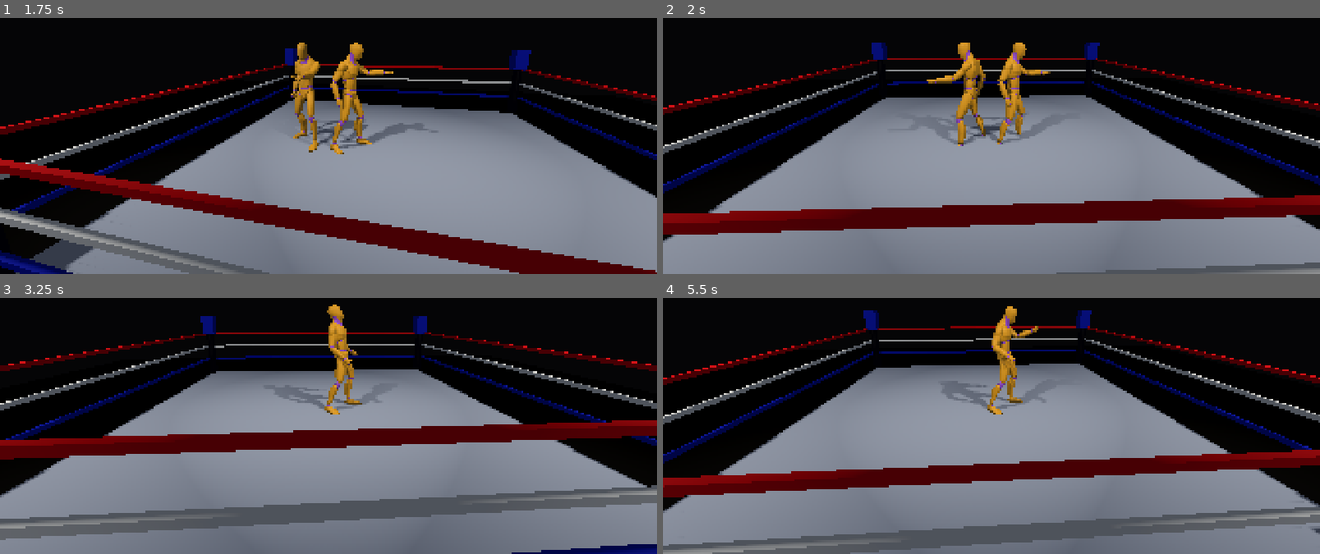
Above: before the commit, frames 1-4 (two rows, left to right).
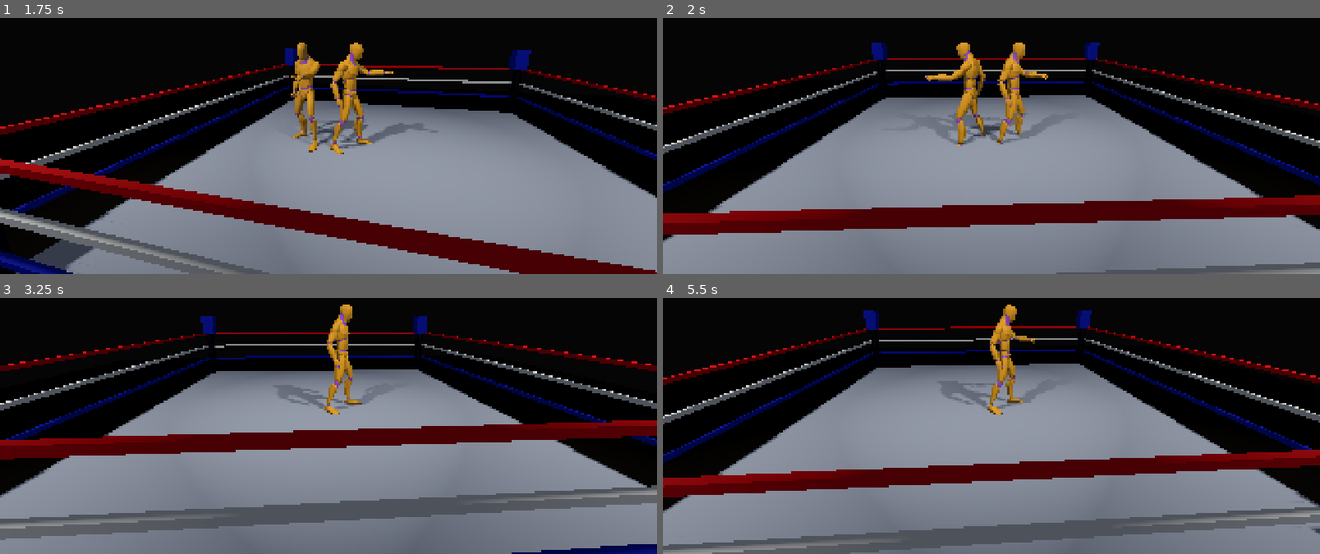
Above: after the commit, the same moments.

Repository: denhamd2/aegis
Game: Godot game, scene res://scenes/match.tscn
Two runs of this game, one before a commit and one after it. Both use one fixed random seed, a clock stepped at 60 frames per second and the inputs below.
Inputs:
- Up to frame 1 (1.75 s): hold D (move_right) 0.53-1.28 s; tap K (grapple) at 0.6, 1.55 s; tap L (reversal) at 0.8, 1.35 s; hold S (move_down) from 1.28 s (still down)
- Up to frame 2 (2 s): keep holding S (move_down)
- Up to frame 3 (3.25 s): release S (move_down) at 2.03 s; hold D (move_right) 2.03-2.78 s; tap K (grapple) at 2.1, 3.05 s; tap L (reversal) at 2.3, 2.85 s; hold W (move_up) from 2.78 s (still down)
- Up to frame 4 (5.5 s): release W (move_up) at 3.53 s; hold A (move_left) 3.53-5.03 s; tap J (strike) at 3.6 s; tap L (reversal) at 3.8, 5.3 s; tap Space (submission_hold) at 4.35 s; tap K (grapple) at 4.55, 5.1 s; hold S (move_down) from 5.03 s (still down)

Frame 1 is identical in both runs. In frame 2, 0.4% of the frame differs, in the area x 39-59%, y 9-50%; in frame 3, 0.7%, in the area x 43-58%, y 2-44%; in frame 4, 0.7%.

Commit message:
Add a power-tier grapple move and fix a hidden attacker/defender animation bug
The existing paired moves turned out to be a momentum-gated priority
ladder (base grapple -> signature -> finisher), not interchangeable
options, so a new clip needed a new rung to be reachable at all:
added CombatSystem.POWER_THRESHOLD/can_power() and a power_move slot
between the base grapple and signature tiers, filled with a new
power_bodyslam paired animation.

While verifying it, found that GrappleRig's paired clips are authored
against fixed node names (WrestlerA always the lifter role, WrestlerB
always the thrown role), so the motion was backwards whenever WrestlerB
was the real attacker -- latent in all three prior clips, and no
longer hypothetical after this session's earlier tie-up fix made the
AI a genuine grapple attacker. Fixed by retargeting a duplicated copy
of the clip's tracks to the real attacker/defender nodes per call,
restoring the original afterward.

Verified: 33/33 unit tests, direct-invocation OpenGL captures in both
attacker directions (no bind-pose/negative-height bugs, correct
motion either way), and a live 5-seed match probe confirming the new
tier is actually reached and selected in real play.

Co-Authored-By: Claude Sonnet 5 <noreply@anthropic.com>
Claude-Session: https://claude.ai/code/session_014FrePquMKRRVTcBmQuSTE6

Diff:
--- a/game/core/combat/combat_system.gd
+++ b/game/core/combat/combat_system.gd
@@ -7,6 +7,7 @@
 
 const MAX_LIMB_DAMAGE := 100.0
 const MOMENTUM_MAX := 100.0
+const POWER_THRESHOLD := 30.0
 const SIGNATURE_THRESHOLD := 60.0
 const FINISHER_THRESHOLD := 100.0
 
@@ -42,6 +43,9 @@
 		sum += v
 	return sum
 
+func can_power() -> bool:
+	return momentum >= POWER_THRESHOLD
+
 func can_signature() -> bool:
 	return momentum >= SIGNATURE_THRESHOLD
 
--- a/game/core/grapple/grapple_rig.gd
+++ b/game/core/grapple/grapple_rig.gd
@@ -30,6 +30,26 @@
 var _move: MoveDef
 var _active: bool = false
 
+## Paired clips are authored once against fixed node names -- "WrestlerA" is
+## always the grounded/lifting role's track, "WrestlerB" always the thrown/
+## carried role's, see paired_moves.tres -- not against "attacker"/
+## "defender". Played unmodified, the clip's motion lands on whichever
+## physical node is literally named WrestlerA, regardless of who's actually
+## attacking. Confirmed live with a direct-invocation probe: with WrestlerB
+## as the real attacker, the unmodified clip lifted the *attacker* into the
+## air and left the defender standing -- exactly backwards, for every
+## existing paired move (suplex/backbreaker/piledriver), not just a new one.
+## _play_retargeted() plays a duplicated copy of the clip with its two
+## wrestler tracks' NodePaths rewritten to the real attacker/defender nodes,
+## so the authored motion always maps lifter-track -> attacker and
+## thrown-track -> defender, whichever physical node that is this call. The
+## original clip is restored into the shared AnimationLibrary afterward
+## (never mutated in place -- it's one Resource instance shared by every
+## match/replay, same hazard MoveDef's own shared-Resource doc comment
+## already flags elsewhere in this codebase).
+var _retargeted_anim_name: StringName
+var _original_anim: Animation
+
 func begin(attacker: Node3D, defender: Node3D, move: MoveDef) -> void:
 	assert(not _active, "GrappleRig.begin() called while a grapple is already active")
 	_attacker = attacker
@@ -46,7 +66,7 @@
 	grapple_started.emit(attacker, defender, move)
 
 	if animation_player and move.animation_pair_id != &"" and animation_player.has_animation(move.animation_pair_id):
-		animation_player.play(move.animation_pair_id)
+		_play_retargeted(move.animation_pair_id, attacker, defender)
 		animation_player.animation_finished.connect(_on_animation_finished, CONNECT_ONE_SHOT)
 	else:
 		# Grey-box fallback (Phase 2/3 gap): no paired animation library yet,
@@ -54,6 +74,33 @@
 		var ticks_to_wait := move.total_frames() if move else 1
 		await Engine.get_main_loop().create_timer(ticks_to_wait / float(Engine.physics_ticks_per_second)).timeout
 		_on_animation_finished(&"")
+
+func _play_retargeted(anim_name: StringName, attacker: Node3D, defender: Node3D) -> void:
+	var library := animation_player.get_animation_library("")
+	var source := library.get_animation(anim_name)
+	var root := animation_player.get_node(animation_player.root_node)
+	var retargeted := source.duplicate() as Animation
+	for i in retargeted.get_track_count():
+		var path := retargeted.track_get_path(i)
+		var node_name := String(path.get_name(path.get_name_count() - 1))
+		if node_name == "WrestlerA":
+			retargeted.track_set_path(i, root.get_path_to(attacker))
+		elif node_name == "WrestlerB":
+			retargeted.track_set_path(i, root.get_path_to(defender))
+	_original_anim = source
+	_retargeted_anim_name = anim_name
+	library.remove_animation(anim_name)
+	library.add_animation(anim_name, retargeted)
+	animation_player.play(anim_name)
+
+func _restore_original_animation() -> void:
+	if not _original_anim:
+		return
+	var library := animation_player.get_animation_library("")
+	if library.has_animation(_retargeted_anim_name):
+		library.remove_animation(_retargeted_anim_name)
+	library.add_animation(_retargeted_anim_name, _original_anim)
+	_original_anim = null
 
 func _align_to_anchor(attacker: Node3D, defender: Node3D) -> void:
 	if not anchor:
@@ -71,6 +118,7 @@
 
 func _on_animation_finished(_anim_name: StringName) -> void:
 	_apply_root_motion()
+	_restore_original_animation()
 	_resume(_attacker_body)
 	_resume(_defender_body)
 	_active = false
--- a/game/core/match/wrestler_controller.gd
+++ b/game/core/match/wrestler_controller.gd
@@ -39,6 +39,7 @@
 @export var is_ai: bool = false
 @export var strike_move: MoveDef
 @export var grapple_move: MoveDef
+@export var power_move: MoveDef
 @export var signature_move: MoveDef
 @export var finisher_move: MoveDef
 @export var weight_class: int = 1
@@ -405,6 +406,8 @@
 		move = finisher_move
 	elif combat.can_signature() and signature_move:
 		move = signature_move
+	elif combat.can_power() and power_move:
+		move = power_move
 
 	_active_move = move
 	if grapple_rig:
--- a/game/resources/animations/paired_moves.tres
+++ b/game/resources/animations/paired_moves.tres
@@ -60,6 +60,36 @@
 tracks/3/loop_wrap = true
 tracks/3/keys = PackedFloat32Array(0, 1, 0, -0.70710677, 0, 0.70710677, 0.18, 1, -0.049325272, -0.7053843, -0.049325272 …(488 unchanged characters)…
 
+[sub_resource type="Animation" id="Animation_u2ccy"]
+tracks/0/type = "position_3d"
+tracks/0/imported = false
+tracks/0/enabled = true
+tracks/0/path = NodePath("../WrestlerA")
+tracks/0/interp = 2
+tracks/0/loop_wrap = true
+tracks/0/keys = PackedFloat32Array(0, 1, 0.4, 0, 0, 0.15, 1, 0.36, 0, 0, 0.3, 1, 0.32, 0.05, 0.05, 0.45, 1, 0.3, 0.1, 0.08, 0.55, 1, 0.3, 0.08, 0.1, 0.65, 1, 0.33, 0.02, 0.08, 0.75, 1, 0.35, 0, 0.05, 1, 1, 0.37, 0, 0)
+tracks/1/type = "rotation_3d"
+tracks/1/imported = false
+tracks/1/enabled = true
+tracks/1/path = NodePath("../WrestlerA")
+tracks/1/interp = 2
+tracks/1/loop_wrap = true
+tracks/1/keys = PackedFloat32Array(0, 1, 0, 0.70710677, 0, 0.70710677, 0.15, 1, 0, 0.70710677, 0, 0.70710677, 0.3, 1, -0.049325272, 0.7053843, -0.049325272, 0.7053843, 0.45, 1, -0.073912784, 0.7032332, -0.073912784, 0.7032332, 0.55, 1, -0.061628412, 0.70441604, -0.061628412, 0.70441604, 0.65, 1, -0.037007112, 0.70613766, -0.037007112, 0.70613766, 0.75, 1, -0.018509898, 0.7068645, -0.018509898, 0.7068645, 1, 1, 0, 0.70710677, 0, 0.70710677)
+tracks/2/type = "position_3d"
+tracks/2/imported = false
+tracks/2/enabled = true
+tracks/2/path = NodePath("../WrestlerB")
+tracks/2/interp = 2
+tracks/2/loop_wrap = true
+tracks/2/keys = PackedFloat32Array(0, 1, -0.4, 0, 0, 0.15, 1, -0.32, 0.15, 0.05, 0.3, 1, -0.1, 0.85, 0.3, 0.45, 1, 0.05, 1.25, 0.5, 0.55, 1, 0.15, 1.1, 0.6, 0.65, 1, 0.32, 0.15, 0.7, 0.75, 1, 0.42, 0.02, 0.7, 0.9, 1, 0.48, 0, 0.66, 1, 1, 0.5, 0, 0.62)
+tracks/3/type = "rotation_3d"
+tracks/3/imported = false
+tracks/3/enabled = true
+tracks/3/path = NodePath("../WrestlerB")
+tracks/3/interp = 2
+tracks/3/loop_wrap = true
+tracks/3/keys = PackedFloat32Array(0, 1, 0, -0.70710677, 0, 0.70710677, 0.15, 1, -0.1227878, -0.6963642, -0.1227878, 0.6963642, 0.3, 1, -0.32650557, -0.62721133, -0.32650557, 0.62721133, 0.45, 1, -0.49119765, -0.50865, -0.49119765, 0.50865, 0.55, 1, -0.49999997, -0.49999997, -0.49999997, 0.49999997, 0.65, 1, -0.47771442, -0.5213338, -0.47771442, 0.5213338, 0.75, 1, -0.4055798, -0.579228, -0.4055798, 0.579228, 0.9, 1, -0.32650557, -0.62721133, -0.32650557, 0.62721133, 1, 1, -0.27059805, -0.65328145, -0.27059805, 0.65328145)
+
 [sub_resource type="Animation" id="Animation_086g0"]
 tracks/0/type = "position_3d"
 tracks/0/imported = false
@@ -94,5 +124,6 @@
 _data = {
 &"finisher_piledriver": SubResource("Animation_7b2p4"),
 &"grapple_suplex": SubResource("Animation_hfdie"),
+&"power_bodyslam": SubResource("Animation_u2ccy"),
 &"signature_backbreaker": SubResource("Animation_086g0")
 }
--- /dev/null
+++ b/game/resources/moves/power_bodyslam.tres
@@ -0,0 +1,21 @@
+[gd_resource type="Resource" script_class="MoveDef" load_steps=2 format=3]
+
+[ext_resource type="Script" path="res://resources/move_def.gd" id="1"]
+
+[resource]
+script = ExtResource("1")
+animation_pair_id = &"power_bodyslam"
+startup_frames = 22
+active_frames = 11
+recovery_frames = 32
+reversal_window_start = 13
+reversal_window_end = 19
+damage_head = 7.0
+damage_torso = 18.0
+damage_arms = 4.0
+damage_legs = 6.0
+momentum_cost = 0.0
+momentum_gain = 10.0
+weight_class_min = 0
+weight_class_max = 2
+required_opponent_state = -1
--- a/game/scenes/match.tscn
+++ b/game/scenes/match.tscn
@@ -11,6 +11,7 @@
 [ext_resource type="Resource" path="res://resources/moves/signature_backbreaker.tres" id="9"]
 [ext_resource type="AnimationLibrary" path="res://resources/animations/paired_moves.tres" id="10"]
 [ext_resource type="Resource" path="res://resources/moves/finisher_piledriver.tres" id="11"]
+[ext_resource type="Resource" path="res://resources/moves/power_bodyslam.tres" id="12"]
 
 [sub_resource type="Environment" id="Environment_arena"]
 background_mode = 1
@@ -79,6 +80,7 @@
 is_ai = false
 strike_move = ExtResource("7")
 grapple_move = ExtResource("8")
+power_move = ExtResource("12")
 signature_move = ExtResource("9")
 finisher_move = ExtResource("11")
 opponent_path = NodePath("../WrestlerB")
@@ -90,6 +92,7 @@
 is_ai = true
 strike_move = ExtResource("7")
 grapple_move = ExtResource("8")
+power_move = ExtResource("12")
 signature_move = ExtResource("9")
 finisher_move = ExtResource("11")
 opponent_path = NodePath("../WrestlerA")
--- a/game/tests/test_combat_system.gd
+++ b/game/tests/test_combat_system.gd
@@ -30,3 +30,15 @@
 	move.damage_arms = 10.0
 	combat.apply_move(move)
 	assert_int(combat.most_damaged_limb()).is_equal(CombatSystem.Limb.LEGS)
+
+func test_can_power_is_false_below_threshold() -> void:
+	var combat := CombatSystem.new()
+	combat.momentum = CombatSystem.POWER_THRESHOLD - 1.0
+	assert_bool(combat.can_power()).is_false()
+
+func test_can_power_is_true_at_and_above_threshold() -> void:
+	var combat := CombatSystem.new()
+	combat.momentum = CombatSystem.POWER_THRESHOLD
+	assert_bool(combat.can_power()).is_true()
+	combat.momentum = CombatSystem.SIGNATURE_THRESHOLD - 1.0
+	assert_bool(combat.can_power()).is_true()
--- /dev/null
+++ b/game/tests/test_grapple_move_selection.gd
@@ -0,0 +1,66 @@
+extends GdUnitTestSuite
+## WrestlerController._process_grapple_hold()'s momentum-gated move tier
+## ladder (grapple_move -> power_move -> signature_move -> finisher_move).
+## No test previously covered this at all, not even the pre-existing
+## signature/finisher split -- this is new coverage added alongside the new
+## power_move rung (see combat_system.gd's POWER_THRESHOLD/can_power()).
+
+func _make_move(id: StringName) -> MoveDef:
+	var move := MoveDef.new()
+	move.animation_pair_id = id
+	return move
+
+func _make_grappling_pair() -> Array:
+	var attacker: WrestlerController = auto_free(WrestlerController.new())
+	var defender: WrestlerController = auto_free(WrestlerController.new())
+	for w in [attacker, defender]:
+		w.fsm = auto_free(WrestlerFSM.new())
+		w.combat = CombatSystem.new()
+	attacker.fsm.current_state = WrestlerFSM.State.GRAPPLE_HOLD
+	defender.fsm.current_state = WrestlerFSM.State.GRAPPLE_HOLD
+	attacker.opponent = defender
+	attacker._is_grapple_attacker = true
+	attacker.grapple_move = _make_move(&"grapple")
+	attacker.power_move = _make_move(&"power")
+	attacker.signature_move = _make_move(&"signature")
+	attacker.finisher_move = _make_move(&"finisher")
+	return [attacker, defender]
+
+func _selected_move_id(attacker: WrestlerController, defender: WrestlerController, momentum: float) -> StringName:
+	attacker.combat.momentum = momentum
+	attacker._process_grapple_hold({})
+	# _active_move is set before GrappleRig dispatch/resolution and (with no
+	# grapple_rig assigned here, so the synchronous else-branch runs) is left
+	# holding the selected move afterward -- simpler and less fragile than
+	# capturing move_landed through a lambda closure.
+	var id: StringName = attacker._active_move.animation_pair_id
+	# Reset back to GRAPPLE_HOLD for the next call in the same test.
+	attacker.fsm.current_state = WrestlerFSM.State.GRAPPLE_HOLD
+	defender.fsm.current_state = WrestlerFSM.State.GRAPPLE_HOLD
+	return id
+
+func test_below_power_threshold_selects_base_grapple() -> void:
+	var pair := _make_grappling_pair()
+	var id := _selected_move_id(pair[0], pair[1], CombatSystem.POWER_THRESHOLD - 1.0)
+	assert_str(id).is_equal(&"grapple")
+
+func test_at_power_threshold_selects_power_move() -> void:
+	var pair := _make_grappling_pair()
+	var id := _selected_move_id(pair[0], pair[1], CombatSystem.POWER_THRESHOLD)
+	assert_str(id).is_equal(&"power")
+
+func test_at_signature_threshold_selects_signature_move() -> void:
+	var pair := _make_grappling_pair()
+	var id := _selected_move_id(pair[0], pair[1], CombatSystem.SIGNATURE_THRESHOLD)
+	assert_str(id).is_equal(&"signature")
+
+func test_at_finisher_threshold_selects_finisher_move() -> void:
+	var pair := _make_grappling_pair()
+	var id := _selected_move_id(pair[0], pair[1], CombatSystem.FINISHER_THRESHOLD)
+	assert_str(id).is_equal(&"finisher")
+
+func test_missing_power_move_falls_back_to_base_grapple() -> void:
+	var pair := _make_grappling_pair()
+	pair[0].power_move = null
+	var id := _selected_move_id(pair[0], pair[1], CombatSystem.POWER_THRESHOLD)
+	assert_str(id).is_equal(&"grapple")
Not shown: 1 places in game/scenes/match.tscn that only renumber resources
Not shown, added: game/tests/test_grapple_move_selection.gd.uid
Not shown, changed: README.md
